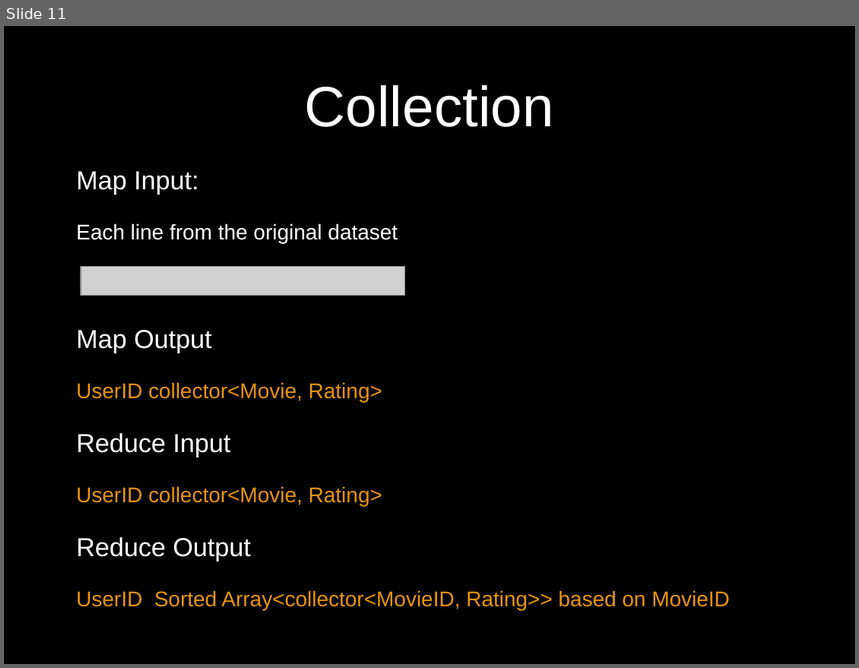
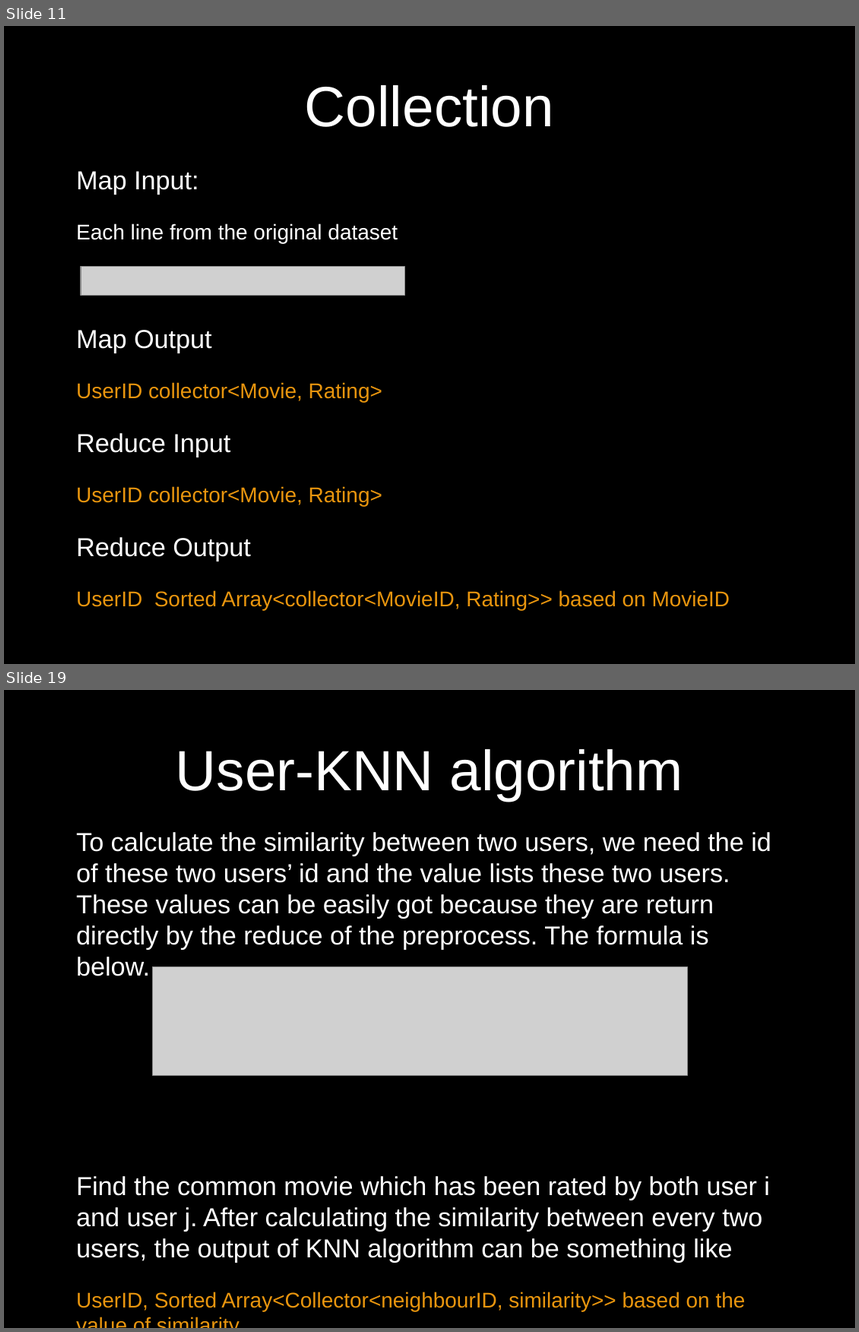
Before and after one commit to UCSBGauchos/MAE-data, a slide deck: Final Presentation.pptx. Shown one above the other, each under a label of ours: slide 11 before the commit, slides 11 and 19 after it; the slides between them are not shown. The pictures are 859x668 and 859x1332 pixels, drawn with LibreOffice and Linux fonts; fonts in the diff are those of the drawing; grey boxes stand for pictures; background and template pictures are left out. Boxes give left, top, right and bottom in pixels: in the first picture for what was removed or moved away, otherwise in the second. Text is boxed around its words. In the diff, an @@ line names an element or a change of style, - is before the commit and + after.

```diff
--- a/Final Presentation.pptx
+++ b/Final Presentation.pptx
@@ slide 19 added at box(4, 690, 855, 1328), background picture (left out) @@
@@ title added at box(176, 749, 683, 801), 48 pt, text #FFFFFF @@
+User-KNN algorithm
@@ text added at box(76, 832, 772, 1312), 22 pt, text #FFFFFF @@
+To calculate the similarity between two users, we need the id of these two users’ id and the value lists these two users. These values can be easily got because they are return directly by the reduce of the preprocess. The formula is below.
+Find the common movie which has been rated by both user i and user j. After calculating the similarity between every two users, the output of KNN algorithm can be something like
+UserID, Sorted Array<Collector<neighbourID, similarity>> based on the value of similarity.
@@ picture added at box(153, 967, 687, 1075) @@
```
Also in this commit, not shown: 5 slides changed, 5 other slides added.
